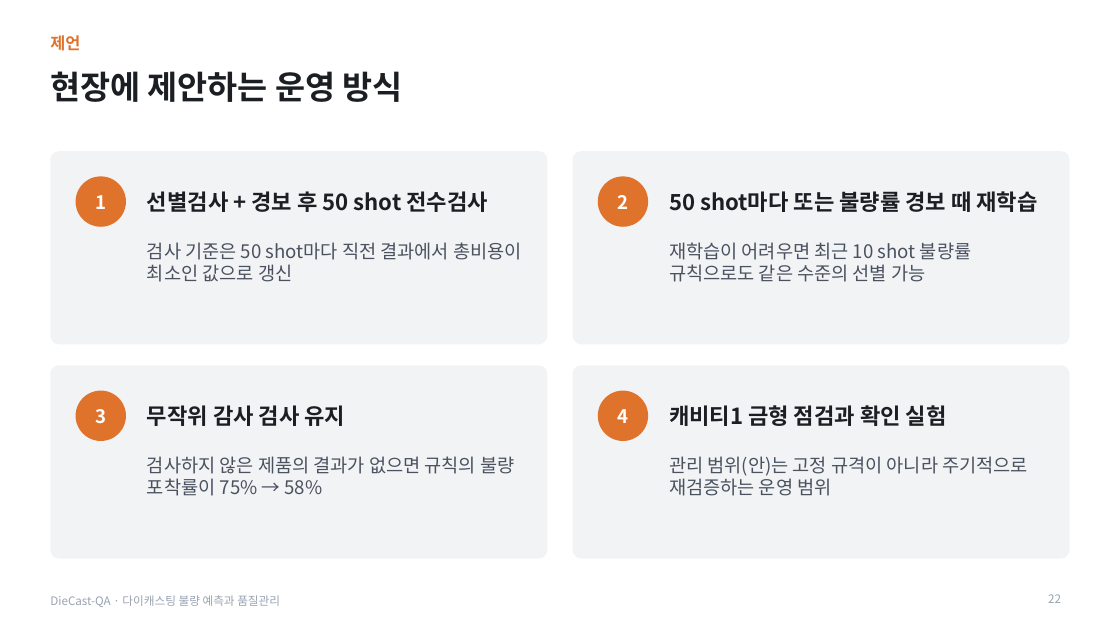
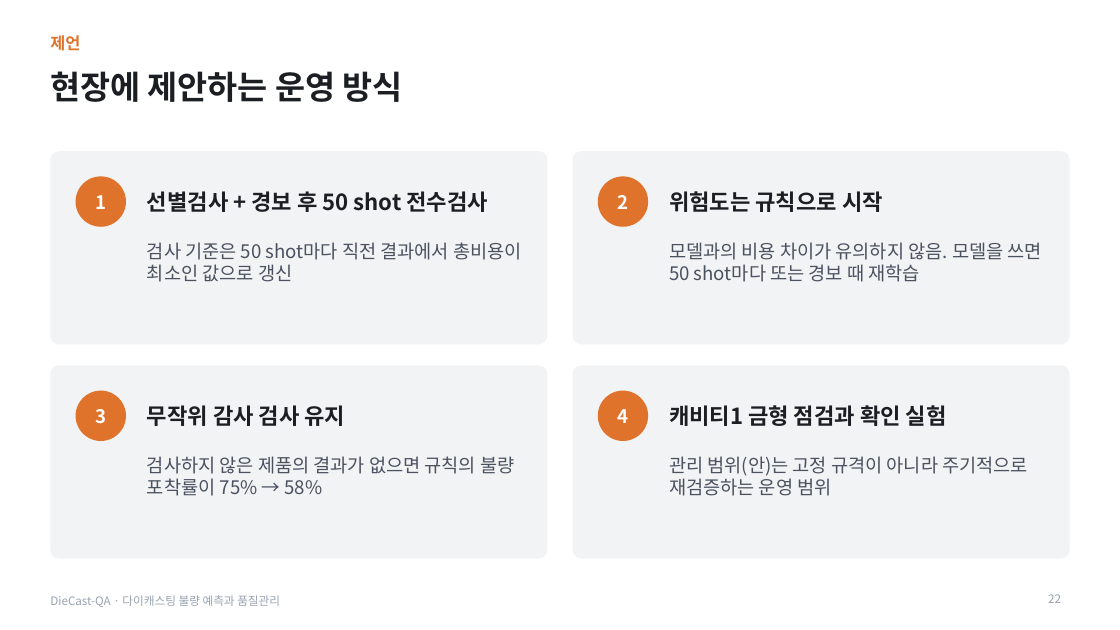
Before and after one commit to seoki0804/DieCast-QA-public, a slide deck: slide 22 of docs/presentation/DieCast-QA_최종발표.pptx. Drawn at 1120x630 pixels with LibreOffice and Linux fonts; fonts in the diff are those of the drawing. Boxes give left, top, right and bottom in pixels: in the first picture for what was removed or moved away, otherwise in the second. Text is boxed around its words. In the diff, an @@ line names an element or a change of style, - is before the commit and + after.

Commit message:
docs: 검사 비용 해석 보완 (단순 방식 대비 절감, 규칙 대비 모델 가치, 8.4절)

```diff
--- a/docs/presentation/DieCast-QA_최종발표.pptx
+++ b/docs/presentation/DieCast-QA_최종발표.pptx
@@ text at (x1=669, y1=191, x2=883, y2=212): text changed @@
-50 shot마다 또는 불량률 경보 때 재학습
+위험도는 규칙으로 시작
@@ text at (x1=669, y1=242, x2=1042, y2=282): text changed @@
-재학습이 어려우면 최근 10 shot 불량률 규칙으로도 같은 수준의 선별 가능
+모델과의 비용 차이가 유의하지 않음. 모델을 쓰면 50 shot마다 또는 경보 때 재학습
```
Also in this commit, not shown: 4 other slides changed, 5 other files.
